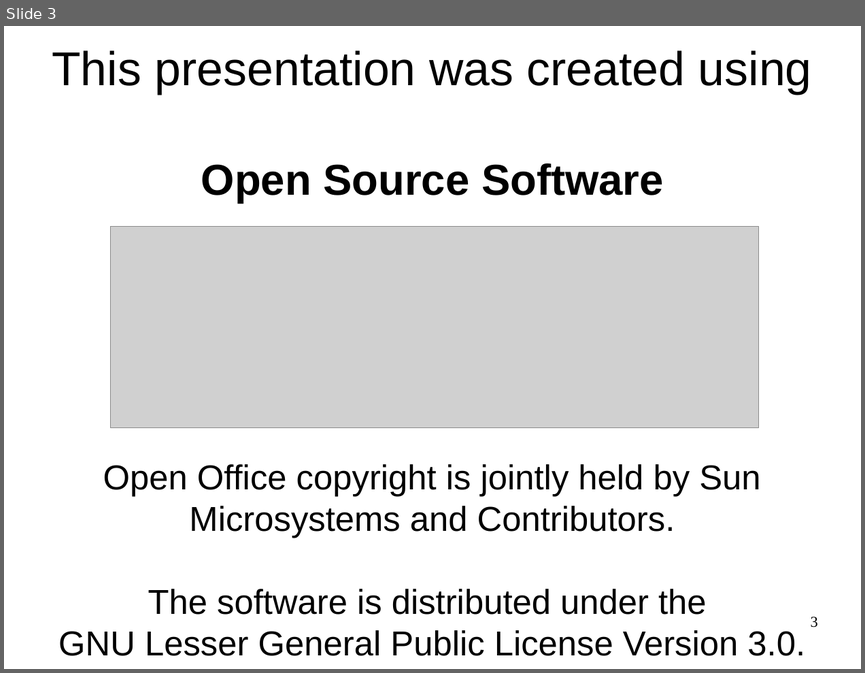
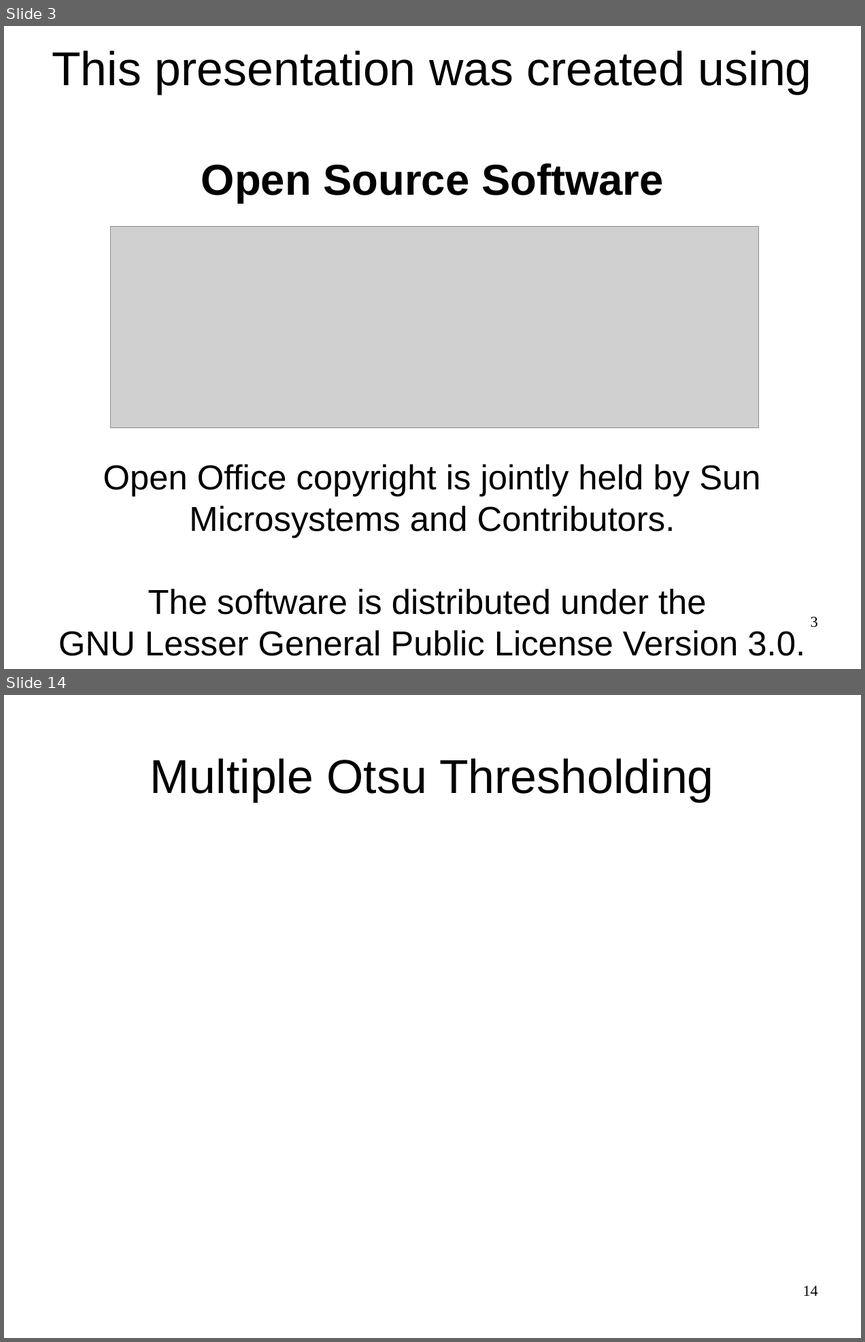
Before and after one commit to luisibanez/MicroscopyTutorial, a slide deck: Documents/MicroscopyImageAnalysis-HandsOnExercises.odp. Shown one above the other, each under a label of ours: slide 3 before the commit, slides 3 and 14 after it; the slides between them are not shown. The pictures are 865x673 and 865x1342 pixels, drawn with LibreOffice and Linux fonts; fonts in the diff are those of the drawing; grey boxes stand for pictures. Boxes give left, top, right and bottom in pixels: in the first picture for what was removed or moved away, otherwise in the second. Text is boxed around its words. In the diff, an @@ line names an element or a change of style, - is before the commit and + after.

```diff
--- a/Documents/MicroscopyImageAnalysis-HandsOnExercises.odp
+++ b/Documents/MicroscopyImageAnalysis-HandsOnExercises.odp
@@ slide 14 added at (x1=4, y1=695, x2=861, y2=1338), background #FFFFFF @@
@@ title added at (x1=150, y1=758, x2=714, y2=802), 44 pt, text #000000 @@
+Multiple Otsu Thresholding
@@ page number added at (x1=803, y1=1285, x2=818, y2=1295), 14 pt, text #000000 @@
+14
```
Also in this commit, not shown: 28 other slides added.
